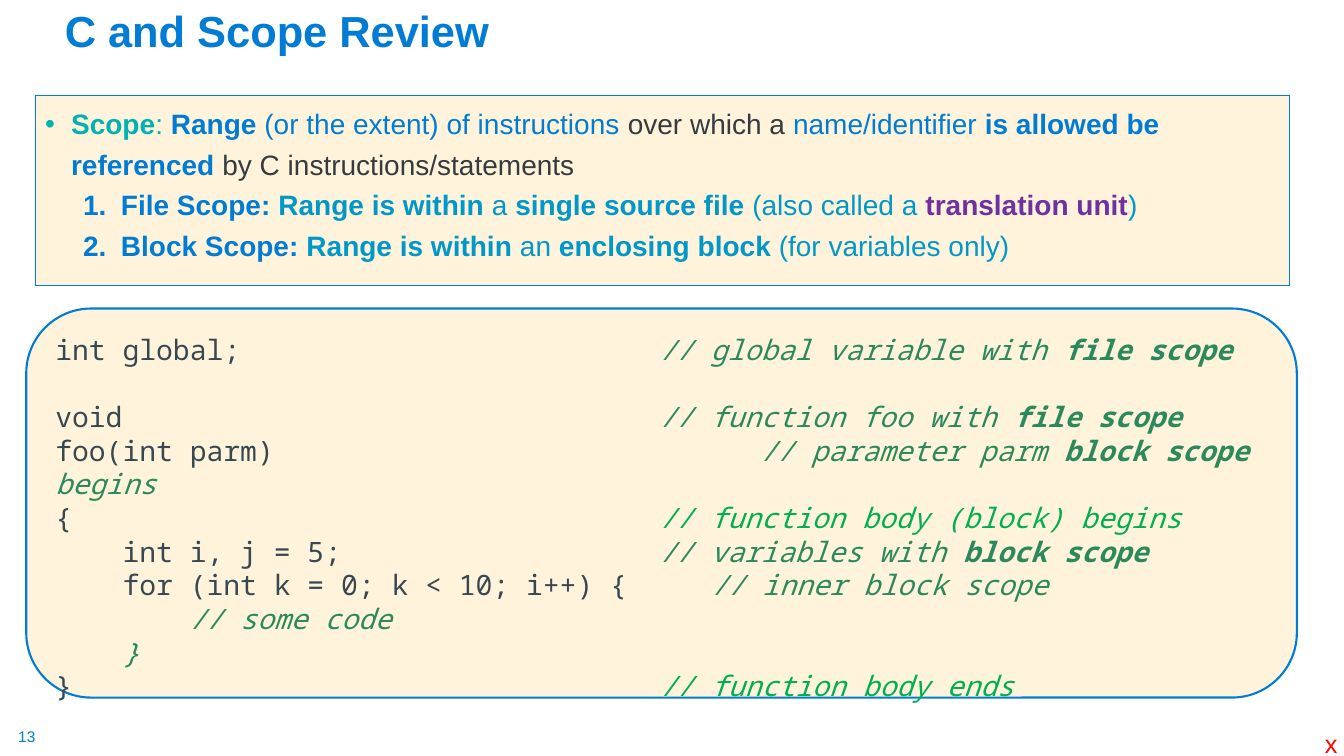
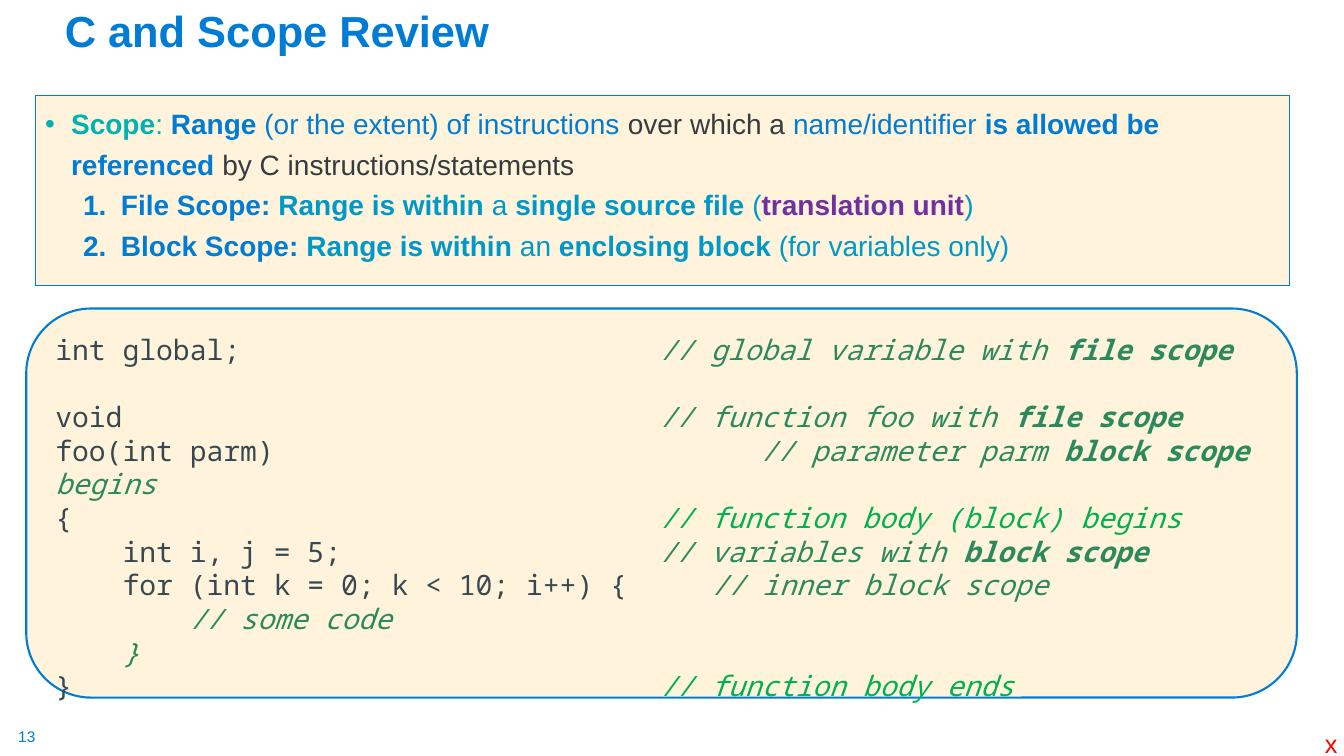
Before and after one commit to cse30-sp24/Muller-Slides, a slide deck: slide 13 of Lecture-4.pptx. Drawn at 1344x756 pixels with LibreOffice and Linux fonts; fonts in the diff are those of the drawing. Boxes give left, top, right and bottom in pixels: in the first picture for what was removed or moved away, otherwise in the second. Text is boxed around its words. In the diff, an @@ line names an element or a change of style, - is before the commit and + after.

```diff
--- a/Lecture-4.pptx
+++ b/Lecture-4.pptx
@@ text at (121,194,974,220): text changed @@
-  1. File Scope: Range is within a single source file (also called a translation unit)
+  1. File Scope: Range is within a single source file (translation unit)
```
Also in this commit, not shown: 8 other slides changed, 27 slides removed, 1 other file.
